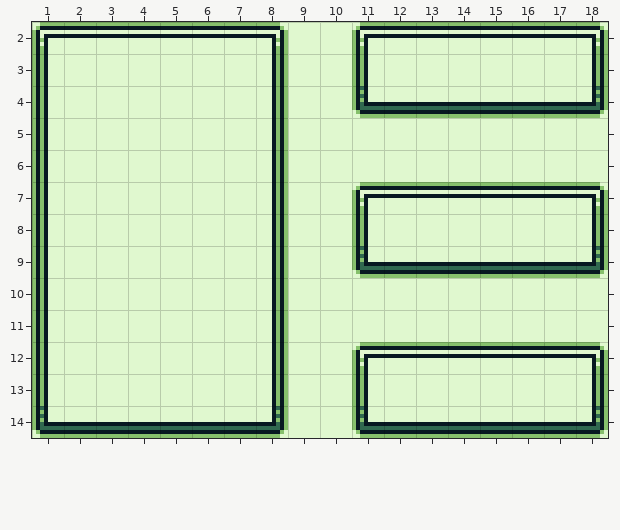
Level history. Tiled map: tiled/menu.tmx. The picture above is the old version.
Cells are 8x8 px. Shown: x 1..18, y 2..14.
New version:
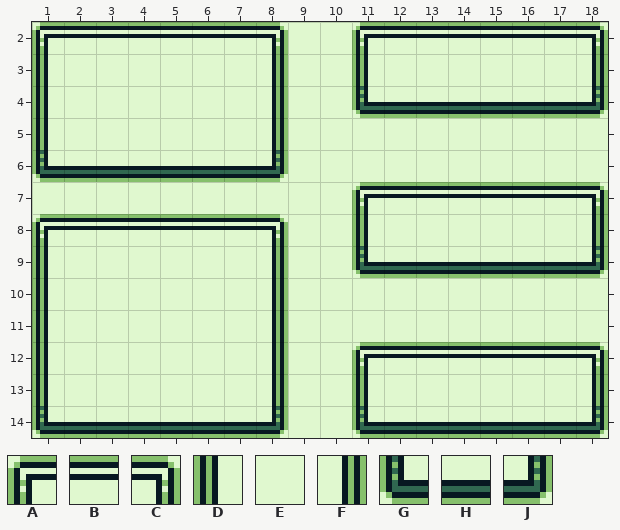
Key: from "frame": A 0, B 1, C 2, D 3, E 4, F 5, G 6, H 7, J 8.
_ is an empty cell.
Tiles replaced or removed in this view: D, E, F.
Author's note on the commit: A lot of tooling for making menu screen scene type more of a scene type
From old to new:
Changed rows in their new state; . is an unchanged cell.
Layer "Tile Layer 1":
first column x 1:
 6 GHHHHHHJ
 7 _......_
 8 ABBBBBBC
